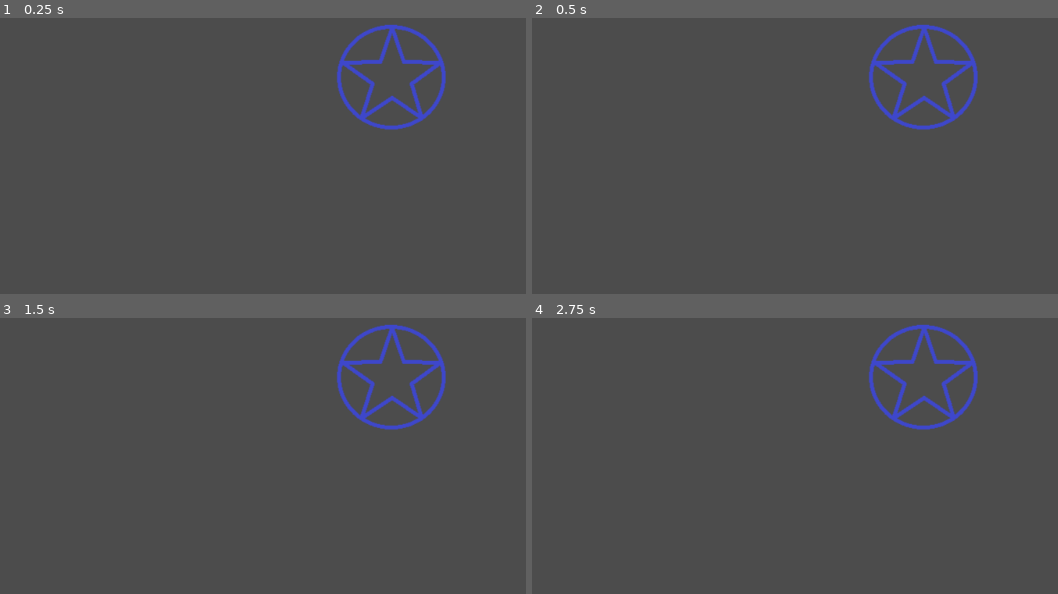
Above: before the commit, frames 1-4 (two rows, left to right).
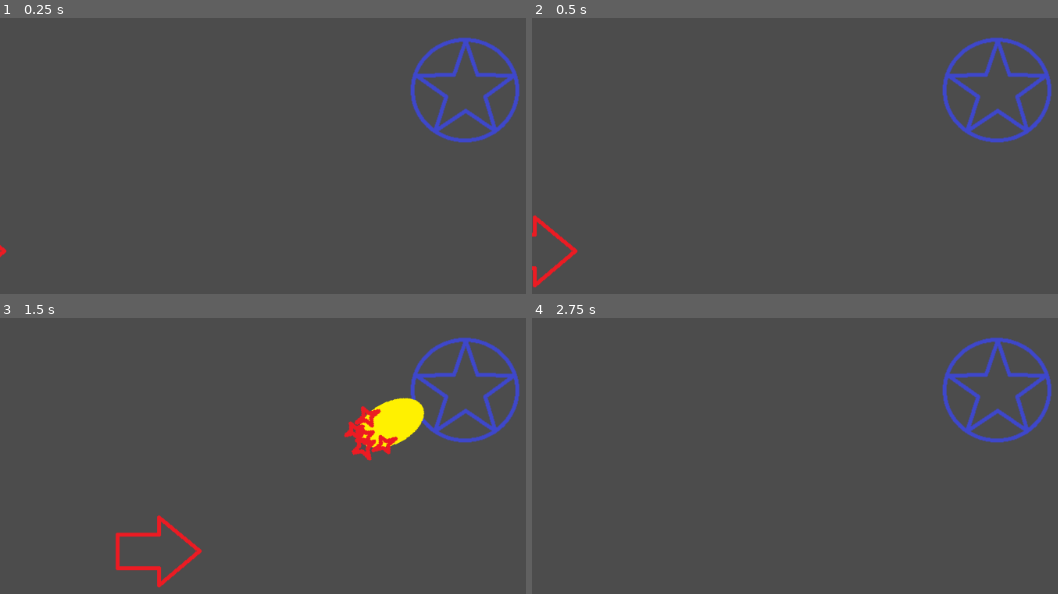
Above: after the commit, the same moments.

Repository: Bronsky91/WS2-Godot
Game: Godot game, scene res://scenes/Game.tscn
Two runs of this game, one before a commit and one after it. Both use one fixed random seed, a clock stepped at 60 frames per second and the inputs below. Before the commit the project starts from res://scenes/Rune.tscn.
Inputs:
- Up to frame 1 (0.25 s): no input
- Up to frame 2 (0.5 s): no input
- Up to frame 3 (1.5 s): no input
- Up to frame 4 (2.75 s): no input

The runs differ from the first frame. In frame 1, 4.0% of the frame differs, in the area x 0-99%, y 2-87%; in frame 2, 4.4%; in frame 3, 6.4%, in the area x 21-99%, y 2-98%; in frame 4, 4.0%.

Commit message:
Changes default scene to Game

Diff:
--- a/project.godot
+++ b/project.godot
@@ -11,7 +11,7 @@
 [application]
 
 config/name="Wizard Shit 2"
-run/main_scene="res://scenes/Rune.tscn"
+run/main_scene="res://scenes/Game.tscn"
 config/icon="res://icon.png"
 
 [rendering]
--- a/scenes/Game.tscn
+++ b/scenes/Game.tscn
@@ -4,7 +4,7 @@
 [ext_resource path="res://scenes/Enemy.tscn" type="PackedScene" id=2]
 [ext_resource path="res://scenes/Rune.tscn" type="PackedScene" id=3]
 
-[node name="Game" type="Node" index="0"]
+[node name="Game" type="Node"]
 
 script = ExtResource( 1 )
 
--- a/scenes/Rune.tscn
+++ b/scenes/Rune.tscn
@@ -9,7 +9,7 @@
 custom_solver_bias = 0.0
 radius = 440.622
 
-[node name="Rune" type="Area2D"]
+[node name="Rune" type="Area2D" index="0"]
 
 position = Vector2( 501.939, 253.74 )
 input_pickable = true
